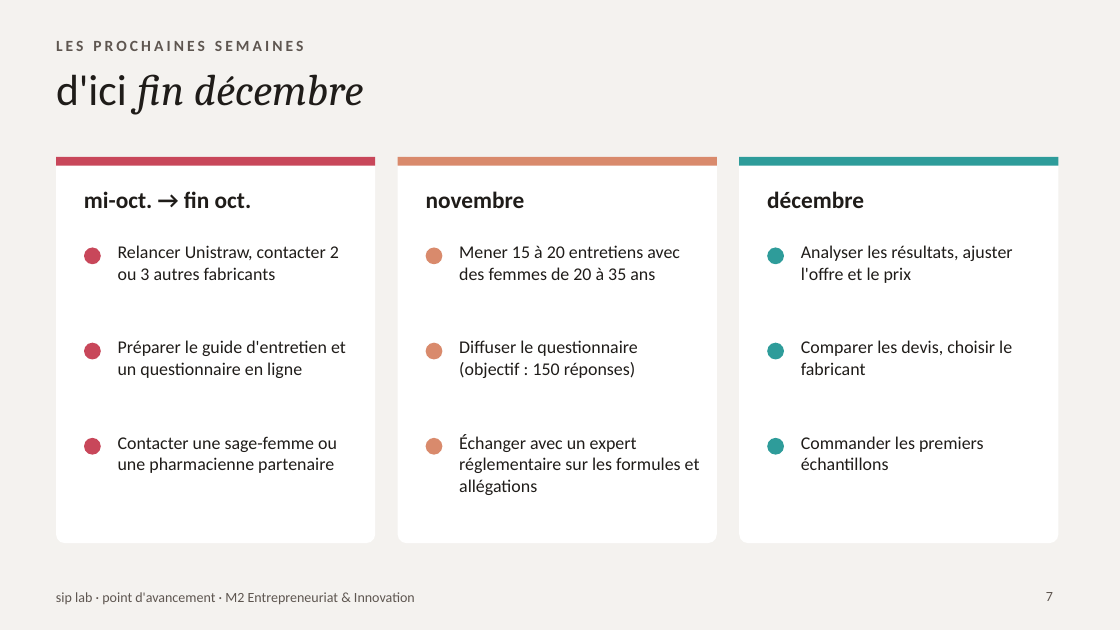
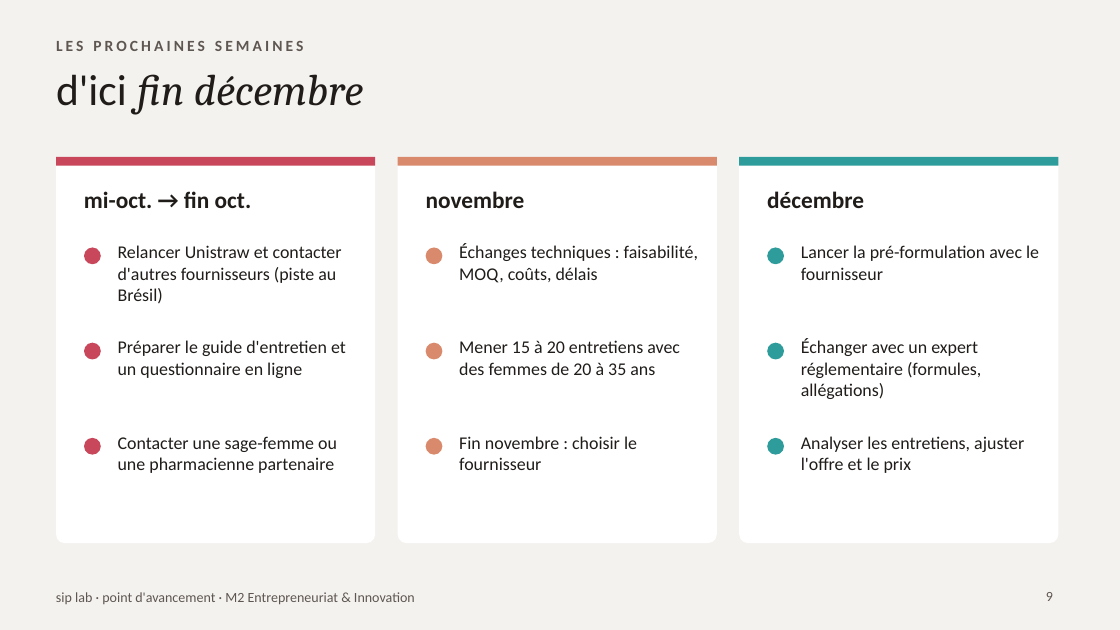
Before and after one commit to nisrine-max/mon-sitee, a slide deck: slide 9 of pitch/siplab-point-avancement-FR.pptx (slide 7 before the commit). Drawn at 1120x630 pixels with LibreOffice and Linux fonts; fonts in the diff are those of the drawing. Boxes give left, top, right and bottom in pixels: in the first picture for what was removed or moved away, otherwise in the second. Text is boxed around its words. In the diff, an @@ line names an element or a change of style, - is before the commit and + after.

```diff
--- a/pitch/siplab-point-avancement-FR.pptx
+++ b/pitch/siplab-point-avancement-FR.pptx
@@ text at (x1=118, y1=245, x2=342, y2=303): text changed @@
-Relancer Unistraw, contacter 2 ou 3 autres fabricants
+Relancer Unistraw et contacter d'autres fournisseurs (piste au Brésil)
@@ text at (x1=459, y1=244, x2=698, y2=283): text changed @@
-Mener 15 à 20 entretiens avec des femmes de 20 à 35 ans
+Échanges techniques : faisabilité, MOQ, coûts, délais
@@ text at (x1=801, y1=245, x2=1039, y2=280): text changed @@
-Analyser les résultats, ajuster l'offre et le prix
+Lancer la pré-formulation avec le fournisseur
@@ text at (x1=459, y1=340, x2=680, y2=375): text changed @@
-Diffuser le questionnaire (objectif : 150 réponses)
+Mener 15 à 20 entretiens avec des femmes de 20 à 35 ans
@@ text at (x1=801, y1=339, x2=981, y2=399): text changed @@
-Comparer les devis, choisir le fabricant
+Échanger avec un expert réglementaire (formules, allégations)
@@ text at (x1=459, y1=436, x2=637, y2=470): text changed @@
-Échanger avec un expert réglementaire sur les formules et allégations
+Fin novembre : choisir le fournisseur
@@ text at (x1=801, y1=436, x2=1024, y2=473): text changed @@
-Commander les premiers échantillons
+Analyser les entretiens, ajuster l'offre et le prix
@@ page number at (x1=1046, y1=592, x2=1053, y2=601): text changed @@
-7
+9
```
Also in this commit, not shown: 6 other slides changed, 3 slides added, 1 slide removed.
